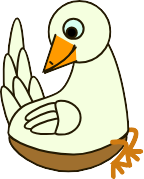
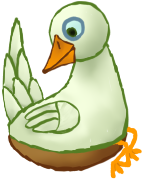
Two versions of the same layered image (144×179). Layer-by-layer changes:
hid group "Layer" (1st of 29) (28 layers), opacity 100% → 40%, blend pass through → normal over [0, 0, 144, 179]
"Layer" (2nd of 29, in "Layer"): blend pass through → normal over [0, 0, 144, 179]
"Layer" (3rd of 29, in "Layer" › "Layer"): blend pass through → normal over [109, 139, 130, 179]
painted on "Layer" (8th of 29, in "Layer" › "Layer") over [23, 110, 61, 130]
painted on "Layer" (11th of 29, in "Layer" › "Layer") over [42, 33, 76, 73]
painted on "Layer" (14th of 29, in "Layer" › "Layer") over [43, 46, 78, 75]
painted on "Layer" (17th of 29, in "Layer" › "Layer") over [7, 19, 130, 156]
painted on "Layer" (18th of 29, in "Layer" › "Layer") over [9, 121, 129, 151]
painted on "Layer" (20th of 29, in "Layer" › "Layer") over [0, 85, 32, 139]
painted on "Layer" (21st of 29, in "Layer" › "Layer") over [12, 76, 40, 131]
painted on "Layer" (22nd of 29, in "Layer" › "Layer") over [27, 75, 50, 132]
painted on "Layer" (26th of 29, in "Layer" › "Layer") over [43, 35, 69, 74]
painted on "Layer" (27th of 29, in "Layer" › "Layer") over [2, 53, 23, 110]
painted on "Layer" (28th of 29, in "Layer" › "Layer") over [15, 47, 34, 104]
painted on "Layer" (29th of 29, in "Layer" › "Layer") over [7, 17, 25, 74]
added layer "top jaw" above "bottom jaw" over [42, 34, 75, 74]
added layer "bottom jaw" above "head" over [42, 45, 76, 75]
added layer "head" above "wing" over [48, 1, 111, 63]
added layer "wing" above "body" over [24, 100, 81, 135]
added layer "body" above "tail" over [7, 37, 129, 154]
added layer "tail" above "front leg" over [2, 17, 44, 125]
added layer "front leg" above "basket" over [80, 139, 132, 179]
added layer "basket" above "back leg" over [7, 130, 128, 172]
added layer "back leg" above "Paint Layer 1" over [41, 126, 142, 168]
…and 9 more changes (3 added, 6 painted)